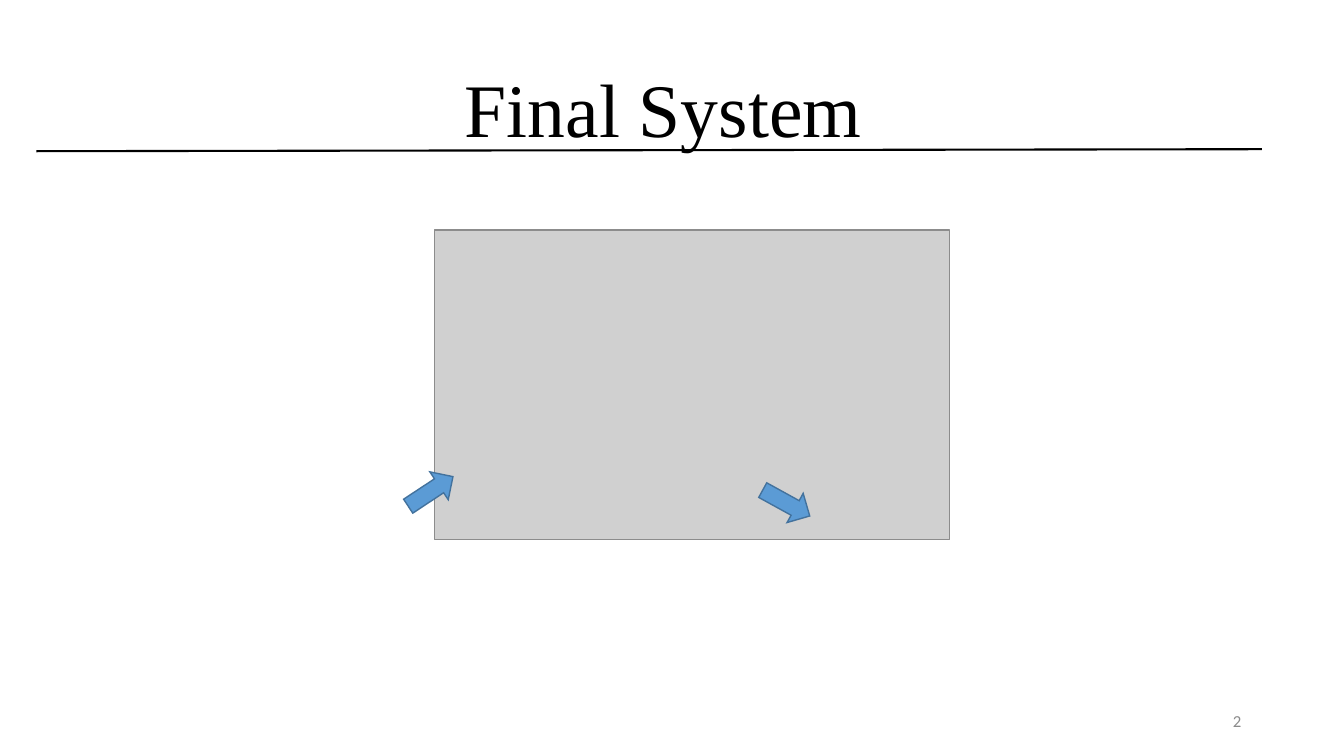
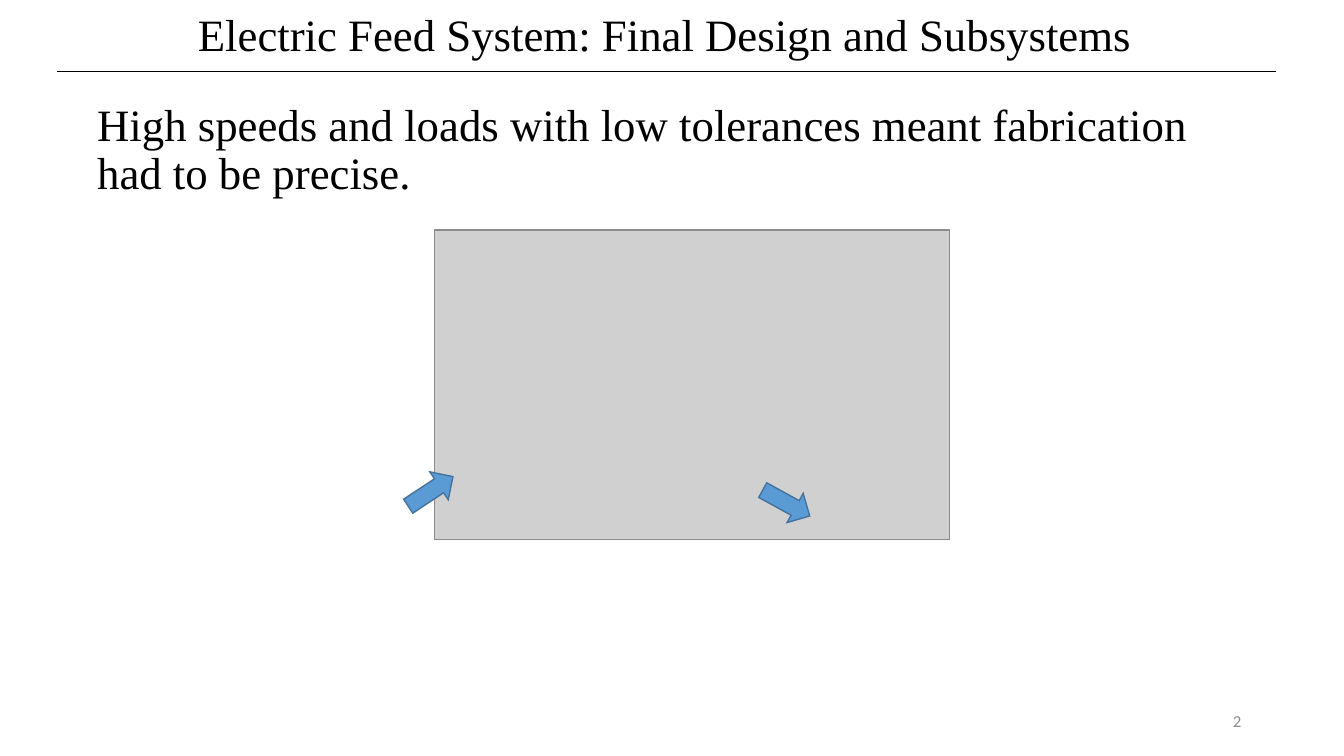
Before and after one commit to psas/electric-feed-system-prototype, a slide deck: slide 2 of Docs/Presentations/Slides/#5 design and subsystems.pptx. Drawn at 1344x756 pixels with LibreOffice and Linux fonts; fonts in the diff are those of the drawing; grey boxes stand for pictures. Boxes give left, top, right and bottom in pixels: in the first picture for what was removed or moved away, otherwise in the second. Text is boxed around its words. In the diff, an @@ line names an element or a change of style, - is before the commit and + after.

```diff
--- a/Docs/Presentations/Slides/#5 design and subsystems.pptx
+++ b/Docs/Presentations/Slides/#5 design and subsystems.pptx
@@ text added at bbox=[198, 20, 1131, 61], 32 pt, text #000000 @@
+Electric Feed System: Final Design and Subsystems
@@ line moved from (36, 151) - (1262, 149) to (57, 71) - (1276, 71) @@
@@ line (57, 71) - (1276, 71): stroke #000000 1.5 pt to #000000 0.5 pt @@
@@ title removed at bbox=[465, 84, 861, 152] @@
-Final System
@@ text added at bbox=[97, 109, 1187, 199], 32 pt, text #000000 @@
+High speeds and loads with low tolerances meant fabrication had to be precise.
```
Also in this commit, not shown: 3 other slides changed, 1 slide added.
